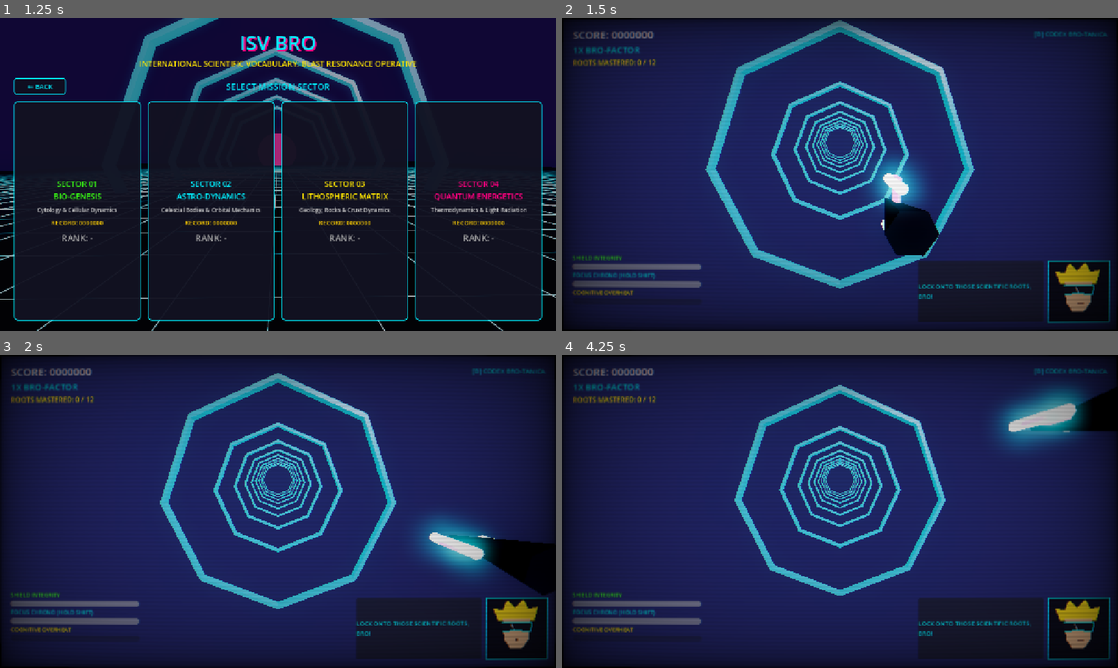
Above: before the commit, frames 1-4 (two rows, left to right).
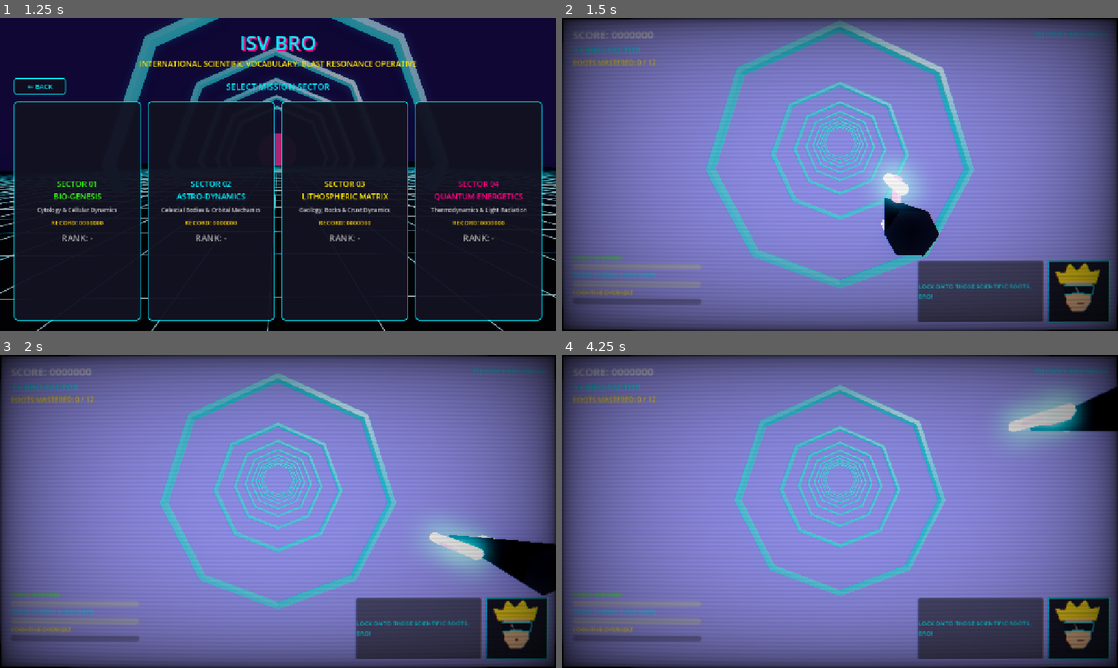
Above: after the commit, the same moments.

Repository: leouofa/isv-bro
Game: Godot game, scene res://scenes/MainMenu.tscn
Two runs of this game, one before a commit and one after it. Both use one fixed random seed, a clock stepped at 60 frames per second and the inputs below. Sound files missing from this copy of the repository are replaced by a short silence.
Inputs (mouse positions are in pixels of both pictures, inside the frame that each line leads up to):
- Up to frame 1 (1.25 s): click "NEW GAME" at 0.5 s
- Up to frame 2 (1.5 s): tap Enter at 1.25 s; move the mouse to (962, 158) at 1.27 s; hold D (move_right) from 1.28 s (still down); tap C (barrel_roll) at 1.35 s; click (962, 158) at 1.42 s
- Up to frame 3 (2 s): keep holding D (move_right)
- Up to frame 4 (4.25 s): move the mouse to (728, 527) at 2.02 s; release D (move_right) at 2.03 s; hold Ctrl (airbrake) 2.03-2.78 s; tap V (boost) at 2.1 s; move the mouse to (895, 442) at 2.77 s; hold D (move_right) 2.78-3.53 s; hold Space (fire_laser) 2.78-3.53 s; move the mouse to (812, 574) at 3.52 s; hold W (move_up) from 3.53 s (still down); tap 1 (root_1) at 3.6 s; click (812, 574) at 3.67 s

Frame 1 is identical in both runs. In frame 2, 91% of the frame differs, in the area x 0-100%, y 0-100%; in frame 3, 91%; in frame 4, 93%.

Commit message:
fix(visuals): lighten gameplay background to improve ship visibility
The Hadron Jet's obsidian hull was difficult to distinguish against the near-black background during active gameplay. Lightening the WorldEnvironment background color in GameWorld.tscn provides clear silhouette contrast for the player craft while preserving the synthwave neon bloom and HUD readability.

Diff:
--- a/scenes/GameWorld.tscn
+++ b/scenes/GameWorld.tscn
@@ -7,7 +7,7 @@
 
 [sub_resource type="Environment" id="Environment_glow"]
 background_mode = 1
-background_color = Color(0.04, 0.04, 0.08, 1)
+background_color = Color(0.1, 0.1, 0.2, 1)
 ambient_light_source = 2
 ambient_light_color = Color(0.15, 0.15, 0.25, 1)
 tonemap_mode = 3
